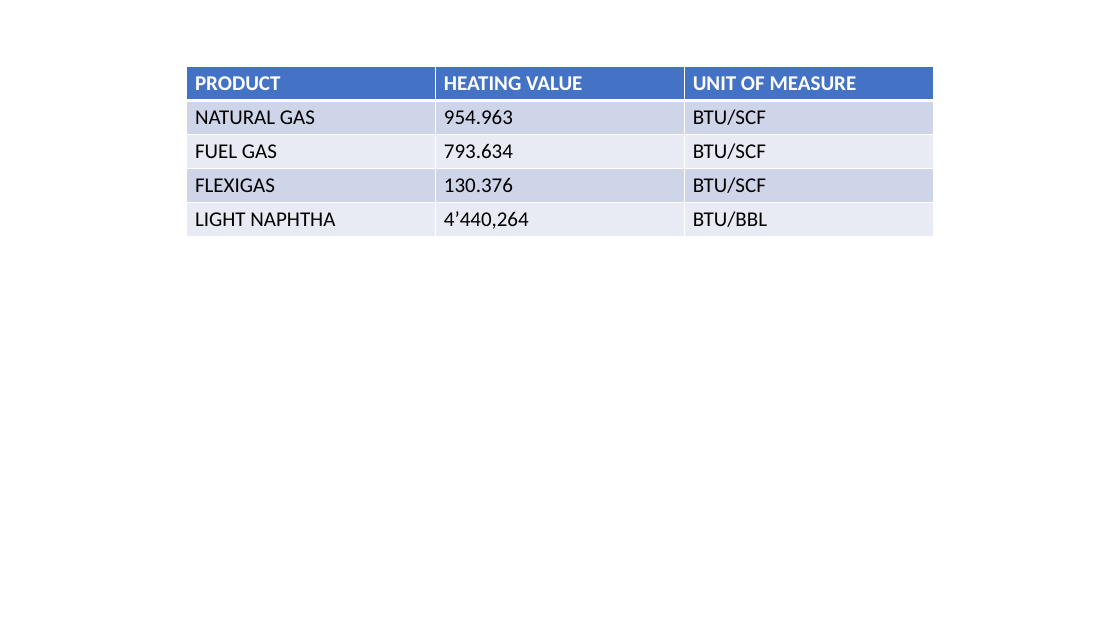
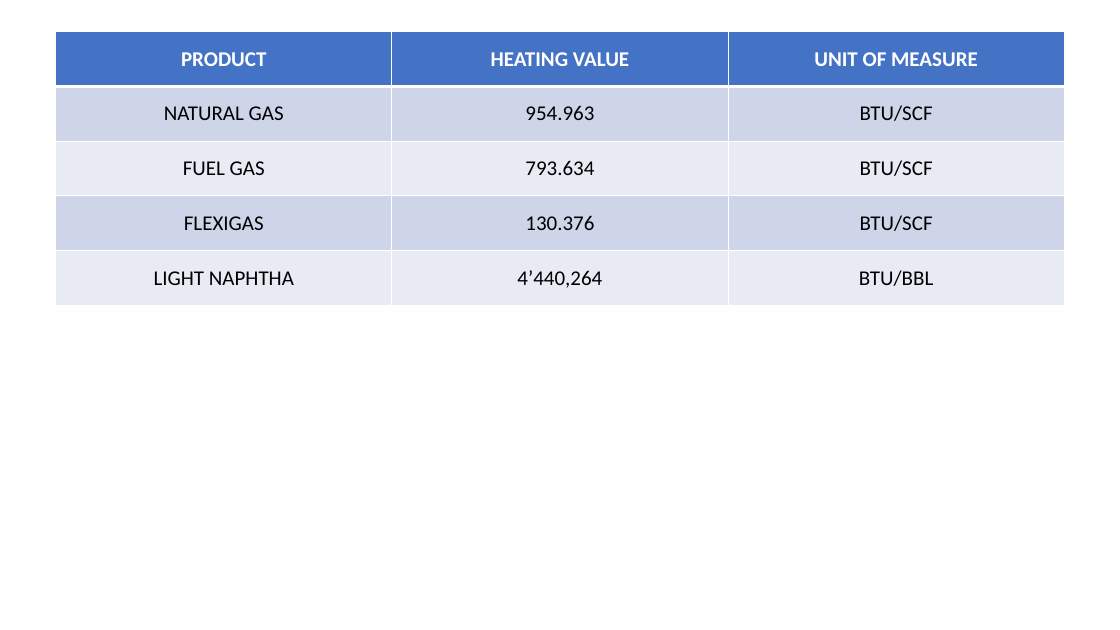
Before and after one commit to nielsmejia/Cogeneration, a slide deck: slide 2 of Niels Mejia Final Homework Presentation.pptx. Drawn at 1120x630 pixels with LibreOffice and Linux fonts; fonts in the diff are those of the drawing. Boxes give left, top, right and bottom in pixels: in the first picture for what was removed or moved away, otherwise in the second. Text is boxed around its words. In the diff, an @@ line names an element or a change of style, - is before the commit and + after.

```diff
--- a/Niels Mejia Final Homework Presentation.pptx
+++ b/Niels Mejia Final Homework Presentation.pptx
@@ table at <box>55,31,1064,306</box> @@
@@ alignment left to centre @@
@@ table: place and size @@
-table at <box>187,66,933,237</box>
+table at <box>55,31,1064,306</box>
```
Also in this commit, not shown: 1 other slide changed, 1 other file.
